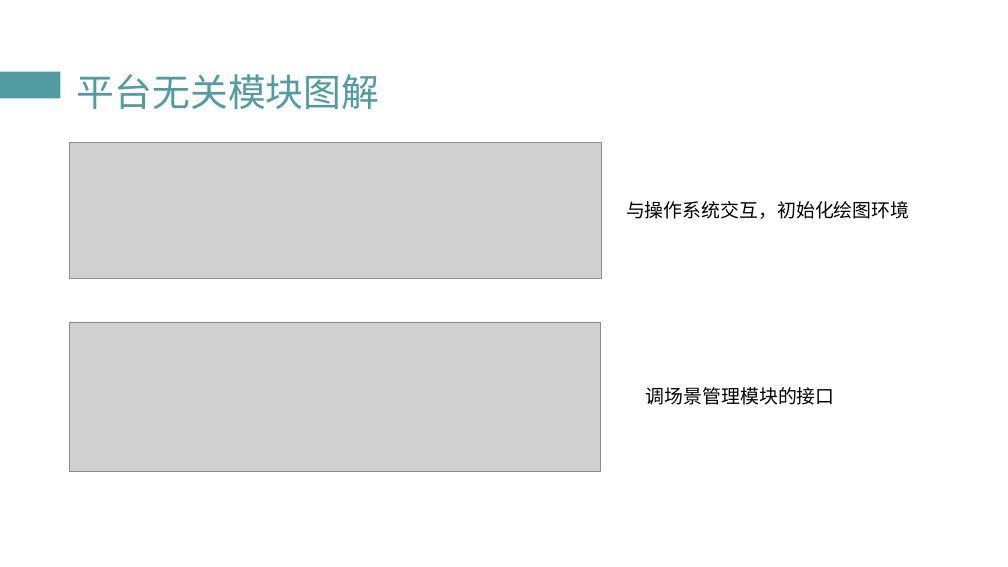
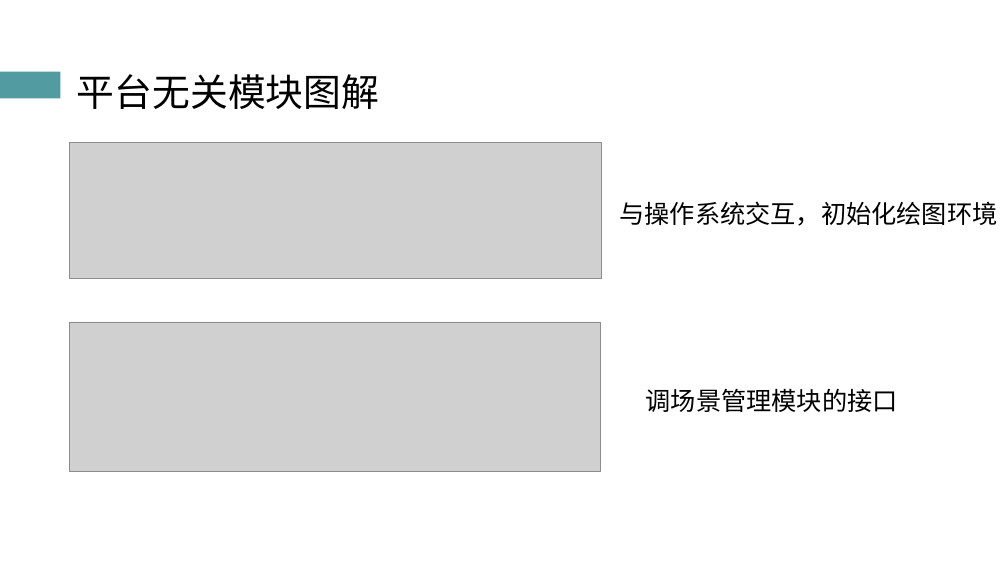
Before and after one commit to atom-chen/Main, a slide deck: slide 28 of OpenGL/答辩PPT.pptx (slide 27 before the commit). Drawn at 1008x567 pixels with LibreOffice and Linux fonts; fonts in the diff are those of the drawing; grey boxes stand for pictures. Boxes give left, top, right and bottom in pixels: in the first picture for what was removed or moved away, otherwise in the second. Text is boxed around its words. In the diff, an @@ line names an element or a change of style, - is before the commit and + after.

```diff
--- a/OpenGL/答辩PPT.pptx
+++ b/OpenGL/答辩PPT.pptx
@@ title "平台无关模块图解" at (77, 74, 379, 109): text colour #529BA0 to #000000 @@
@@ text "与操作系统交互，初始化绘图环境" at (619, 201, 997, 226): size 18 to 24 pt @@
@@ text "调场景管理模块的接口" at (646, 388, 898, 412): size 18 to 24 pt @@
```
Also in this commit, not shown: 32 other slides changed, 1 slide added, 2 other files.
